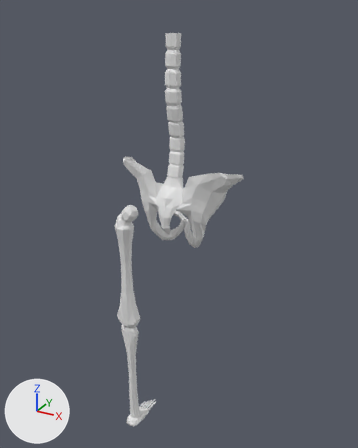
Before and after pictures for a commit that changed the Blender file salemstalker/Assets/3D/buildings/kyron.blend.
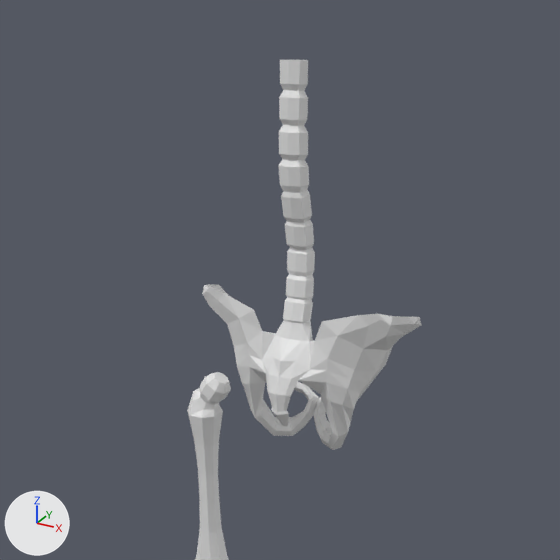
Each version is shown whole from a camera (50 mm lens) standing at (3.58, -5.57, 8.0) and looking at (-0.27, 1.44, 4.49), then close up on the part from 3% to 89% of the width and 0% to 69% of the height. Lighting does not change. The marker at lower left points along +X, +Y and +Z. The last two pictures show the newer version.

The older version as bpy lines, for what is in view:
```python
me_cube_002 = bpy.data.meshes.new('Cube.002')
me_cube_002.from_pydata(...)  # 112 vertices, 106 faces; spans x -0.23..0.28, y -0.16..0.16, z -1.1..1.43
me_cube_004 = bpy.data.meshes.new('Cube.004')
me_cube_004.from_pydata(...)  # 284 vertices, 251 faces; spans x -6.4..0.0, y -1.2..4.2, z -5.8..15.0
ob_cube = bpy.data.objects.new('Cube', me_cube_002)
ob_cube.location = (-1.2, 1.1, 3.39)
ob_cube_010 = bpy.data.objects.new('Cube.010', me_cube_004)
ob_cube_010.location = (0.0, 0.64, 5.3)
ob_cube_010.scale = (0.157, 0.157, 0.157)
_m = ob_cube_010.modifiers.new('Mirror', 'MIRROR')
_m.merge_threshold = 0.034
```
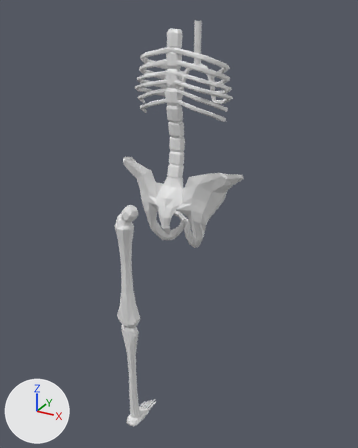
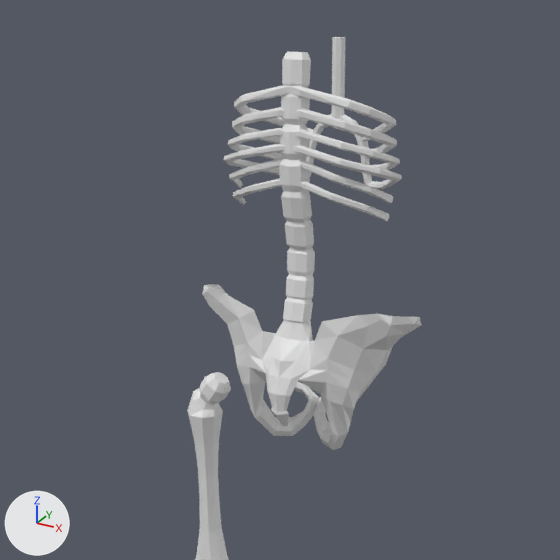
Patch to the scene script:
```diff
--- a/salemstalker/Assets/3D/buildings/kyron.blend.py
+++ b/salemstalker/Assets/3D/buildings/kyron.blend.py
@@ me_cube_004 @@
 # used by ob_cube_010; location = (0.0, 0.64, 5.3); scale = (0.157, 0.157, 0.157)
-me_cube_004.from_pydata(...)  # 284 vertices, 251 faces; spans x -6.4..0.0, y -1.2..4.2, z -5.8..15.0
+me_cube_004.from_pydata(...)  # 299 vertices, 264 faces; spans x -6.4..0.0, y -1.2..4.2, z -5.8..15.3
+# me_cube_004 part 1
+# 22 vertices in x -0.7..0.0, y 0.2..1.5, z 11.7..15.0 move by (0.0, 0.2, 0.0)
+# 12 vertices in x -0.8..0.0, y 0.3..1.5, z 10.1..12.3 move by (0.0, 0.1, 0.0)
+# 6 vertices in x -0.5..0.0, y 1.3..1.5, z 10.1..12.3 move by (0.0, 0.1, -0.1)
+# 4 vertices in x -0.6..0.0, y 0.2..0.4, z 10.0..10.6 move by (0.0, 0.1, 0.1)
+# 6 vertices move from x -0.8..0.0, y 0.3..1.5, z 10.1..15.0 to x -0.8..0.0, y 0.5..1.8, z 10.1..15.0
+# 5 vertices are added at (-0.5, 1.3, 15.3), (-0.3, 1.6, 15.3), (0.0, 0.8, 15.3), (-0.4, 0.9, 15.3), (0.0, 1.7, 15.3)
+# 5 new faces join them
+# other edits to the shape of me_cube_004 do not show in these pictures
@@ me_cube_009 @@
+me_cube_009.from_pydata(...)  # 378 vertices, 372 faces; spans x -0.264..0.017, y -0.644..-0.332, z 0.367..0.831
@@ ob_cube_009 @@
+ob_cube_009 = bpy.data.objects.new('Cube.009', me_cube_009)
+ob_cube_009.location = (0.0, 2.55, 5.38)
+ob_cube_009.scale = (2.91, 2.91, 2.91)
+_m = ob_cube_009.modifiers.new('Mirror', 'MIRROR')
```

What differs and where, as boxes (x1, y1, x2, y2) in the close-ups (560 x 560 px; the box of a moved part takes in the faces that stretch with it):
'Cube.010', reshaped: before (202, 60, 421, 450); after (202, 52, 421, 450)
'Cube.009', added: after (224, 37, 402, 221)
part 1 of me_cube_004, moved or reshaped: before (279, 60, 309, 187); after (279, 52, 311, 186)
